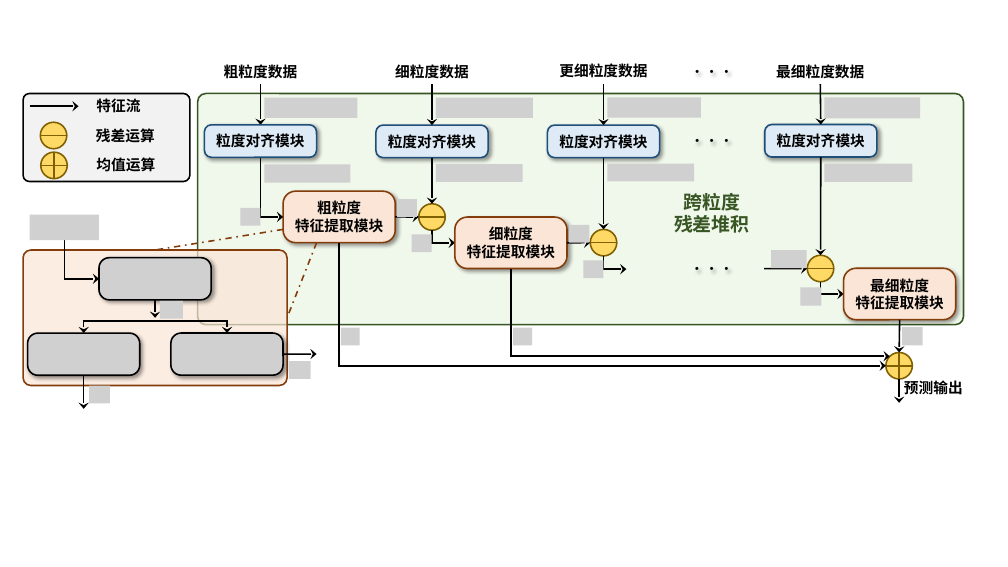
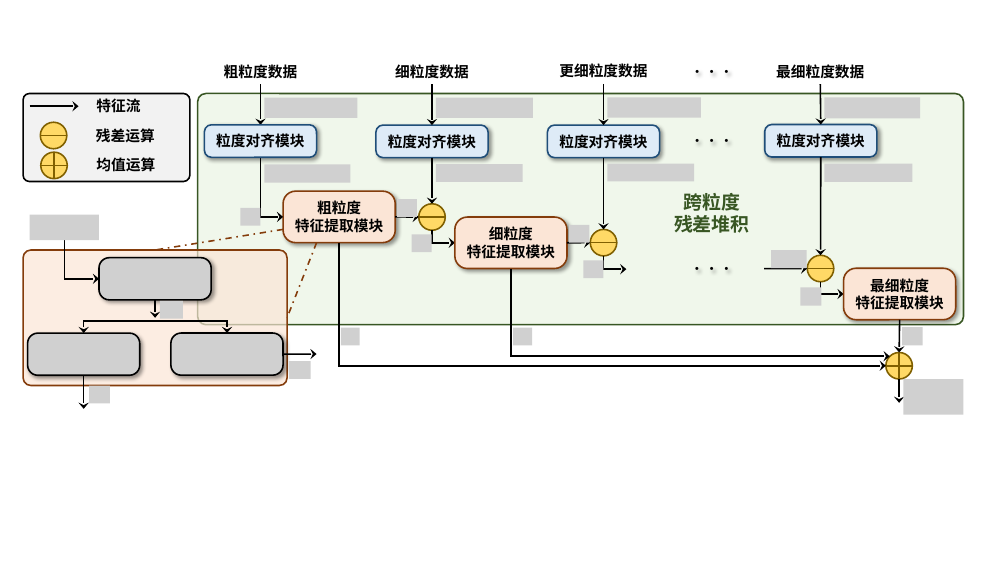
Before and after one commit to KarryRen/MgRL-CE, a slide deck: slide 2 of images/MgRL_CE_Images.pptx. Drawn at 1008x567 pixels with LibreOffice and Linux fonts; fonts in the diff are those of the drawing; grey boxes stand for pictures. Boxes give left, top, right and bottom in pixels: in the first picture for what was removed or moved away, otherwise in the second. Text is boxed around its words. In the diff, an @@ line names an element or a change of style, - is before the commit and + after.

```diff
--- a/images/MgRL_CE_Images.pptx
+++ b/images/MgRL_CE_Images.pptx
@@ text removed at [904, 379, 963, 398] @@
-预测输出
@@ picture added at [904, 379, 964, 414] @@
```
Also in this commit, not shown: 1 slide added, 1 slide removed, 3 other files.
